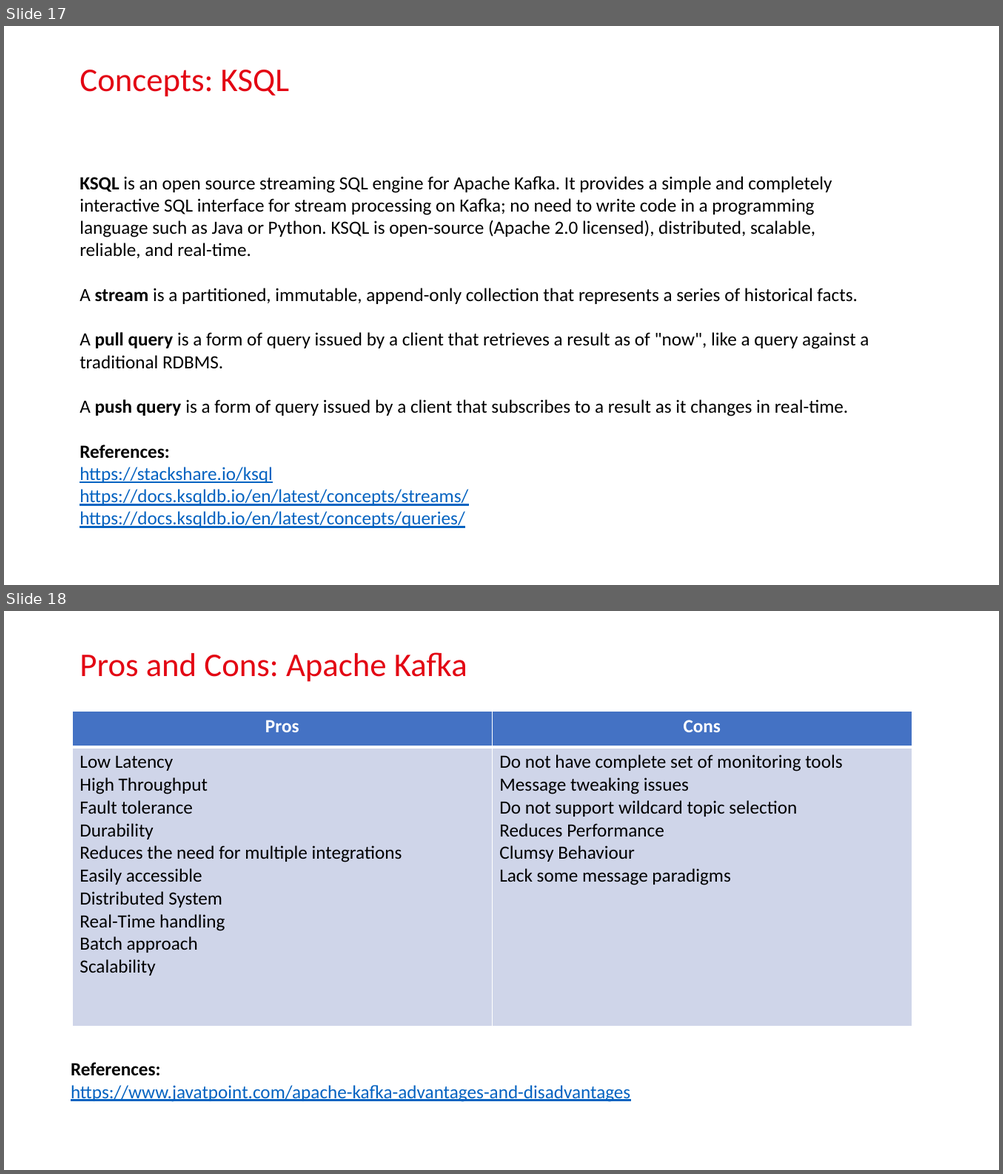
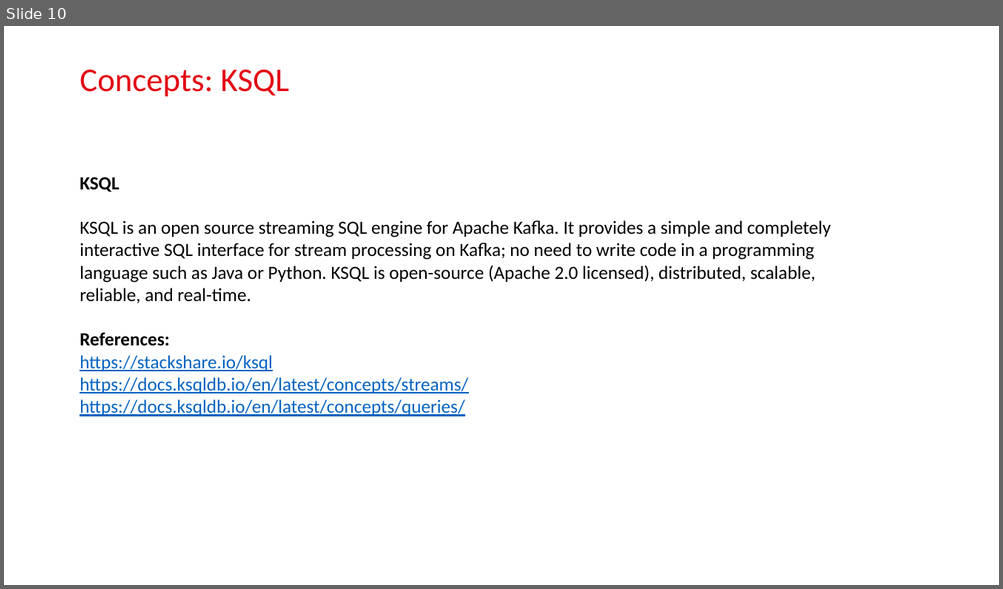
Before and after one commit to bao2902/logbasedcdc, a slide deck: LogBasedCDC.pptx. Shown one above the other, each under a label of ours: slides 17 and 18 before the commit, slide 10 after it. The pictures are 1003x1174 and 1003x589 pixels, drawn with LibreOffice and Linux fonts; fonts in the diff are those of the drawing; background and template pictures are left out. Boxes give left, top, right and bottom in pixels: in the first picture for what was removed or moved away, otherwise in the second. Text is boxed around its words. In the diff, an @@ line names an element or a change of style, - is before the commit and + after.

```diff
--- a/LogBasedCDC.pptx
+++ b/LogBasedCDC.pptx
@@ slide 18 removed at (4,611,999,1170), background picture (left out) @@
@@ title removed at (79,652,467,682) @@
-Pros and Cons: Apache Kafka
@@ table removed at (73,711,911,1027), 2 rows, 2 columns @@
-Pros | Cons
-Low Latency / High Throughput / Fault tolerance / Durability / Reduces the need for multiple integrations / Easily accessible / Distributed System / Real-Time handling / Batch approach / Scalability | Do not have complete set of monitoring tools / Message tweaking issues / Do not support wildcard topic selection / Reduces Performance / Clumsy Behaviour / Lack some message paradigms
@@ text removed at (71,1062,630,1102) @@
-References:
-https://www.javatpoint.com/apache-kafka-advantages-and-disadvantages
@@ what was slide 17 is now slide 10 @@
@@ slide 10 changed as well @@
@@ text at (79,221,831,304): bold off in "KSQL" @@
@@ text at (79,288,868,417): paragraphs removed @@
-A stream is a partitioned, immutable, append-only collection that represents a series of historical facts.
-A pull query is a form of query issued by a client that retrieves a result as of "now", like a query against a traditional RDBMS.
-A push query is a form of query issued by a client that subscribes to a result as it changes in real-time.
```
Also in this commit, not shown: 7 other slides changed, 7 slides added, 9 other slides removed, 2 other files.
